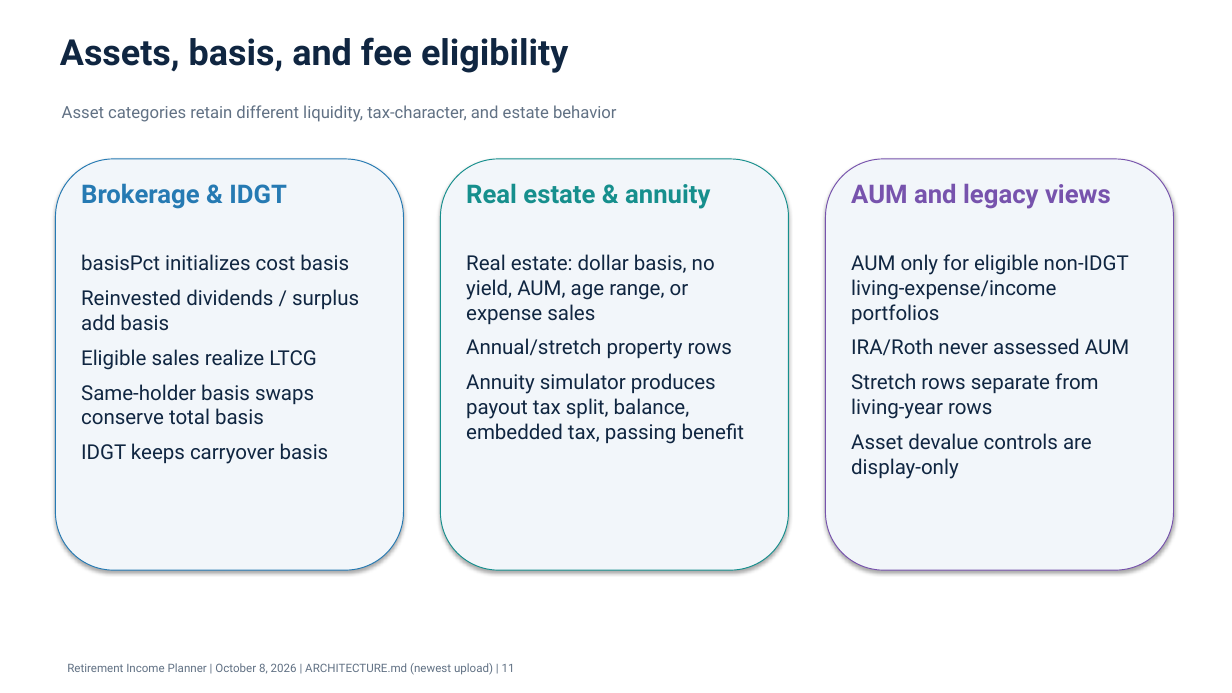
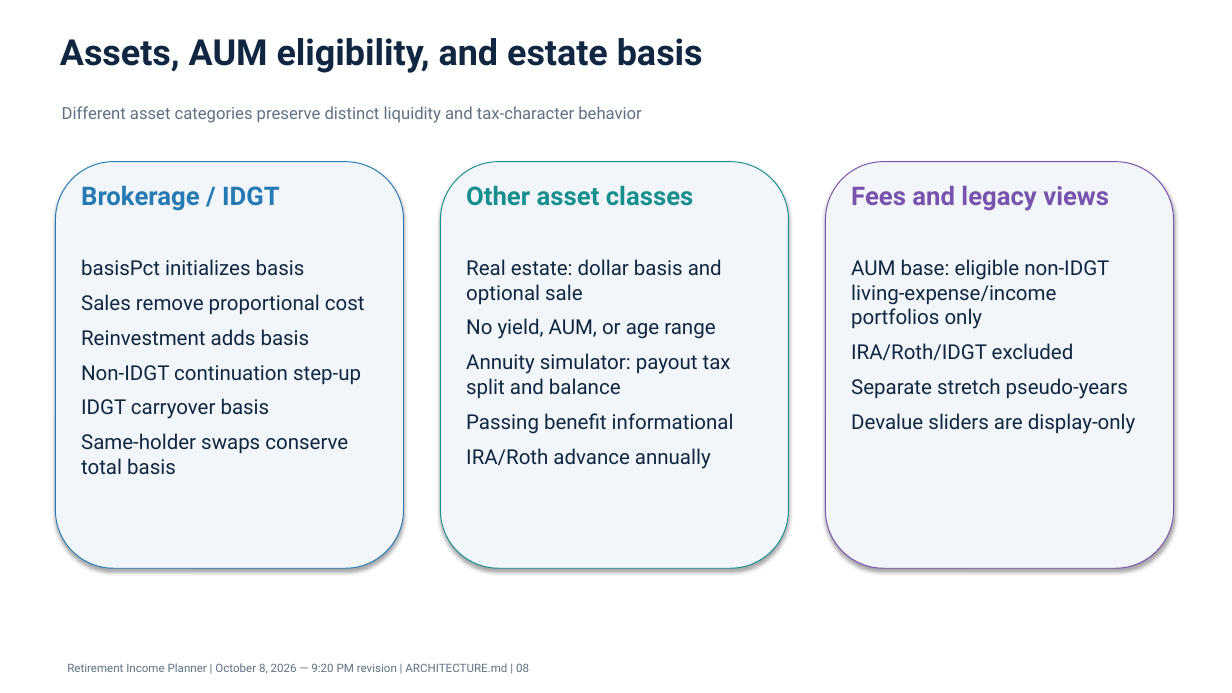
Before and after one commit to howardc64/retirefin, a slide deck: slide 8 of docs/retirement_income_planner_architecture.pptx (slide 11 before the commit). Drawn at 1232x693 pixels with LibreOffice and Linux fonts; fonts in the diff are those of the drawing. Boxes give left, top, right and bottom in pixels: in the first picture for what was removed or moved away, otherwise in the second. Text is boxed around its words. In the diff, an @@ line names an element or a change of style, - is before the commit and + after.

```diff
--- a/docs/retirement_income_planner_architecture.pptx
+++ b/docs/retirement_income_planner_architecture.pptx
@@ text at (60,38,703,73): text changed @@
-Assets, basis, and fee eligibility
+Assets, AUM eligibility, and estate basis
@@ text at (62,106,641,123): text changed @@
-Asset categories retain different liquidity, tax-character, and estate behavior
+Different asset categories preserve distinct liquidity and tax-character behavior
@@ text at (81,185,280,211): text changed @@
-Brokerage & IDGT
+Brokerage / IDGT
@@ text at (466,185,694,206): text changed @@
-Real estate & annuity
+Other asset classes
@@ text at (851,185,1109,211): text changed @@
-AUM and legacy views
+Fees and legacy views
@@ text at (81,259,365,475): text changed @@
-basisPct initializes cost basis
-Reinvested dividends / surplus add basis
-Eligible sales realize LTCG
-Same-holder basis swaps conserve total basis
-IDGT keeps carryover basis
+basisPct initializes basis
+Sales remove proportional cost
+Reinvestment adds basis
+Non-IDGT continuation step-up
+IDGT carryover basis
+Same-holder swaps conserve total basis
@@ text at (466,259,734,469): text changed @@
-Real estate: dollar basis, no yield, AUM, age range, or expense sales
-Annual/stretch property rows
-Annuity simulator produces payout tax split, balance, embedded tax, passing benefit
+Real estate: dollar basis and optional sale
+No yield, AUM, or age range
+Annuity simulator: payout tax split and balance
+Passing benefit informational
+IRA/Roth advance annually
@@ text at (851,259,1136,434): text changed @@
-AUM only for eligible non-IDGT living-expense/income portfolios
-IRA/Roth never assessed AUM
-Stretch rows separate from living-year rows
-Asset devalue controls are display-only
+AUM base: eligible non-IDGT living-expense/income portfolios only
+IRA/Roth/IDGT excluded
+Separate stretch pseudo-years
+Devalue sliders are display-only
@@ text at (67,663,529,674): text changed @@
-Retirement Income Planner | October 8, 2026 | ARCHITECTURE.md (newest upload) | 11
+Retirement Income Planner | October 8, 2026 — 9:20 PM revision | ARCHITECTURE.md | 08
```
Also in this commit, not shown: 3 other slides changed, 11 slides added, 12 slides removed, 24 other files.
